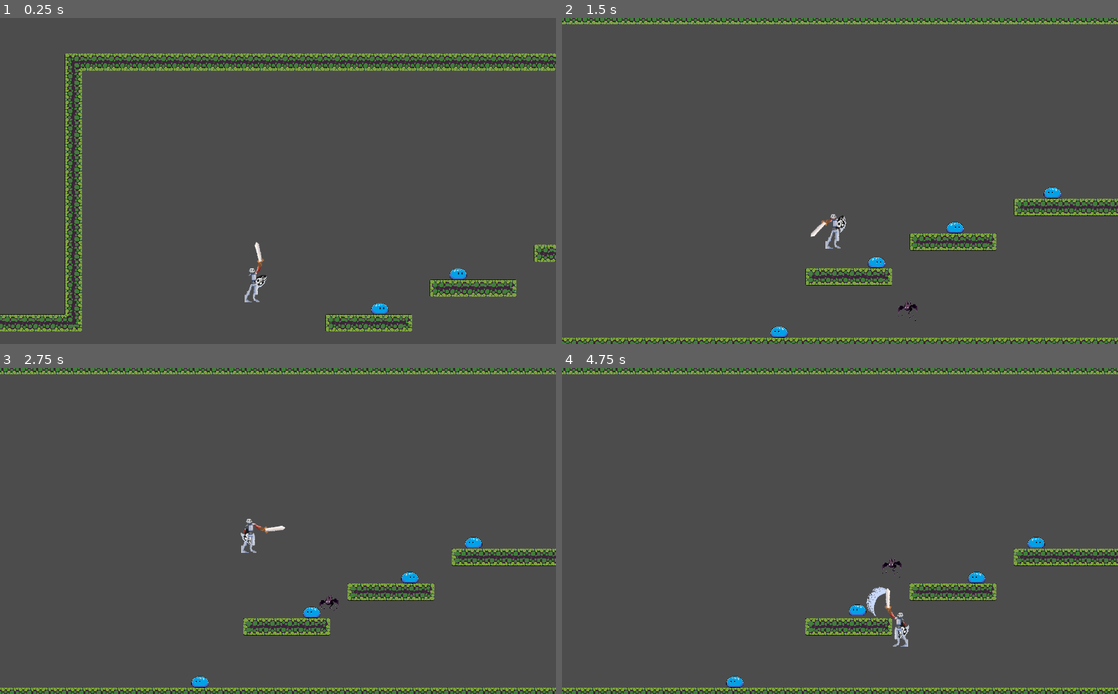
Above: before the commit, frames 1-4 (two rows, left to right).
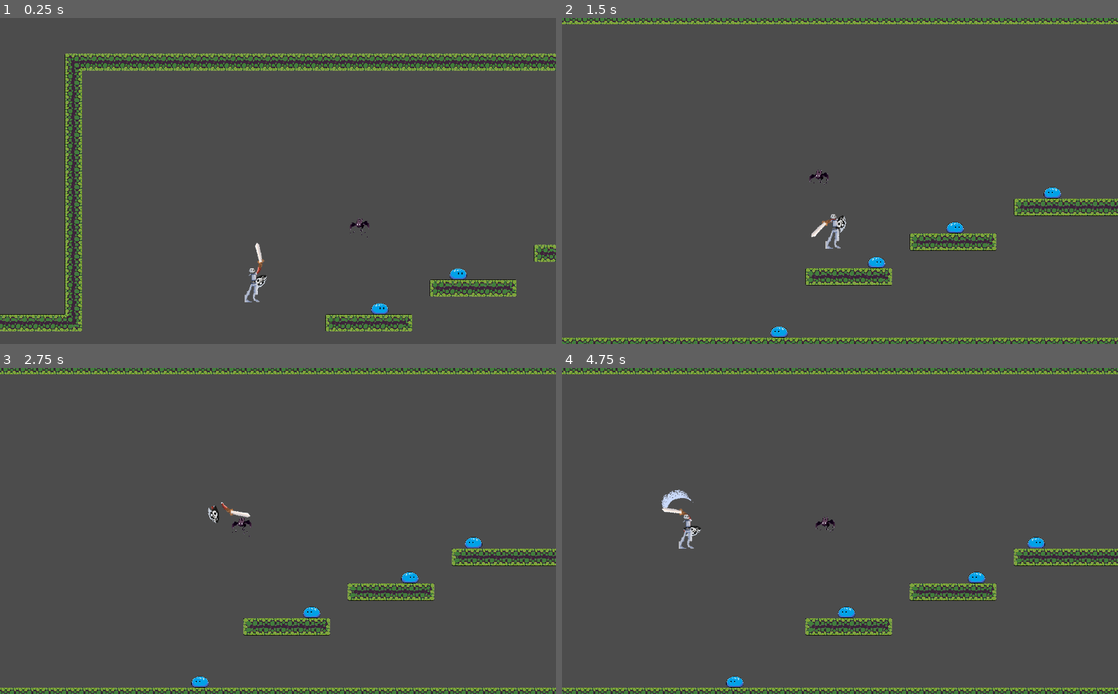
Above: after the commit, the same moments.

Repository: Sntx626/uol-gamejam-7
Game: Godot game, scene res://scenes/main_scene.tscn
Two runs of this game, one before a commit and one after it. Both use one fixed random seed, a clock stepped at 60 frames per second and the inputs below.
Inputs (mouse positions are in pixels of both pictures, inside the frame that each line leads up to):
- Up to frame 1 (0.25 s): no input
- Up to frame 2 (1.5 s): move the mouse to (962, 164) at 0.52 s; hold D (move_right) 0.53-1.28 s; click (962, 164) at 0.6 s; tap W (jump) at 0.77 s; move the mouse to (728, 197) at 1.27 s; hold A (move_left) from 1.28 s (still down); click (728, 197) at 1.35 s
- Up to frame 3 (2.75 s): tap W (jump) at 1.52 s; move the mouse to (333, 459) at 2.02 s; release A (move_left) at 2.03 s; hold D (move_right) from 2.03 s (still down); click (333, 459) at 2.1 s
- Up to frame 4 (4.75 s): move the mouse to (812, 596) at 2.77 s; click (812, 596) at 2.85 s; tap W (jump) at 3.02, 3.77, 4.52 s; move the mouse to (1006, 579) at 3.52 s; release D (move_right) at 3.53 s; hold A (move_left) from 3.53 s (still down); click (1006, 579) at 3.6 s; move the mouse to (673, 482) at 4.27 s; click (673, 482) at 4.35 s

The runs differ from the first frame. In frame 1, less than 0.1% of the frame differs, in the area x 45-67%, y 61-79%; in frame 2, 0.1%; in frame 3, 0.5%; in frame 4, 1.0%, in the area x 17-63%, y 37-86%.

Commit message:
Added knockback to bat

Diff:
--- a/src/Player.gd
+++ b/src/Player.gd
@@ -145,8 +145,10 @@
 func _on_Hurtbox_area_entered(area):
 	if (area.is_in_group("hitbox")):
 		var knockpower = Vector2(-knockback, 0)
-		knockpower = knockpower.rotated(get_angle_to(area.get_parent().position))
+		print(area.get_parent())
+		knockpower = knockpower.rotated(position.angle_to_point(area.get_parent().position))
 		knockpower *= Vector2(1, 1)
+		knockpower *= -1
 		velocity = knockpower
 		blink()
 		blink()
--- a/src/Player.tscn
+++ b/src/Player.tscn
@@ -105,12 +105,12 @@
 [node name="Position2D" type="Position2D" parent="."]
 
 [node name="Arm1" type="AnimatedSprite" parent="Position2D"]
-position = Vector2( 16, -41 )
+position = Vector2( 16, -40 )
 scale = Vector2( 2, 2 )
 frames = SubResource( 3 )
 animation = "idle"
 playing = true
-offset = Vector2( 52, -45 )
+offset = Vector2( 51, -45 )
 script = ExtResource( 4 )
 
 [node name="SwordArea" type="Area2D" parent="Position2D/Arm1" groups=["Sword"]]
--- a/src/objects/Bat.gd
+++ b/src/objects/Bat.gd
@@ -1,6 +1,6 @@
 extends KinematicBody2D
 
-export var speed = 300
+export var speed = 150
 # Declare member variables here. Examples:
 # var a = 2
 # var b = "text"
@@ -9,7 +9,7 @@
 var path = []
 var threshold = 16
 var nav = null
-
+onready var ani = $AnimatedSprite
 # Called when the node enters the scene tree for the first time.
 func _ready():
 	yield(owner, "ready")
@@ -24,14 +24,37 @@
 		path.remove(0)
 	else:
 		var direction = position.direction_to(path[0])
-		velocity = direction * speed
+
+		var goal = direction * speed
+		var dif = goal - velocity
+		dif.x = min(50, abs(dif.x)) * sign(dif.x)
+		dif.y = min(50, abs(dif.y)) * sign(dif.y)
+		velocity += dif
 		velocity = move_and_slide(velocity)
 
 func get_target_path(target_pos):
-	print(position, target_pos, nav.get_simple_path(position, target_pos, false))
 	path = nav.get_simple_path(position, target_pos, true)
-	owner.get_node("Line2D").points = path
 
 # Called every frame. 'delta' is the elapsed time since the previous frame.
 #func _process(delta):
 #	pass
+func _on_Area2D_area_entered(area):
+	if (area.is_in_group("Sword")):
+		var sword = area.get_parent()
+		if (sword.is_swinging):
+			var knockpower = Vector2(sword.knockback, 0)
+			knockpower = knockpower.rotated(position.angle_to_point(sword.get_parent().get_parent().position))
+			#print(sword.get_parent().get_parent().position, "|", position)
+			velocity = knockpower
+			#print(knockpower)
+			blink()
+			blink()
+
+func blink():
+	ani.visible = false
+	yield(get_tree().create_timer(0.05), "timeout")
+	ani.visible = true
+	yield(get_tree().create_timer(0.07), "timeout")
+	ani.visible = false
+	yield(get_tree().create_timer(0.01), "timeout")
+	ani.visible = true
--- a/src/objects/Bat.tscn
+++ b/src/objects/Bat.tscn
@@ -34,15 +34,27 @@
 [sub_resource type="CircleShape2D" id=6]
 radius = 29.0388
 
+[sub_resource type="CircleShape2D" id=7]
+radius = 32.0156
+
 [node name="KinematicBody2D" type="KinematicBody2D" groups=["Bat"]]
 script = ExtResource( 2 )
 
 [node name="AnimatedSprite" type="AnimatedSprite" parent="."]
 frames = SubResource( 5 )
 animation = "flying"
+frame = 2
 playing = true
 offset = Vector2( 10, 30 )
 
 [node name="CollisionShape2D" type="CollisionShape2D" parent="."]
 position = Vector2( -5, 1.5 )
 shape = SubResource( 6 )
+
+[node name="Area2D" type="Area2D" parent="." groups=["hitbox"]]
+
+[node name="CollisionShape2D" type="CollisionShape2D" parent="Area2D"]
+position = Vector2( -5, 1 )
+shape = SubResource( 7 )
+
+[connection signal="area_entered" from="Area2D" to="." method="_on_Area2D_area_entered"]
--- a/src/scenes/levels/level.tscn
+++ b/src/scenes/levels/level.tscn
@@ -11,10 +11,7 @@
 script = ExtResource( 3 )
 level_scaling = 2
 
-[node name="Bat1" parent="." instance=ExtResource( 6 )]
-position = Vector2( 531, 540 )
-
-[node name="BlueSlime4" parent="." instance=ExtResource( 5 )]
+[node name="KinematicBody2D" parent="." instance=ExtResource( 5 )]
 position = Vector2( 61, 265 )
 
 [node name="Navigation2D" type="Navigation2D" parent="."]
@@ -30,21 +27,19 @@
 [node name="player" parent="." instance=ExtResource( 2 )]
 position = Vector2( -398, 163 )
 
-[node name="BlueSlime3" parent="." instance=ExtResource( 5 )]
+[node name="KinematicBody2D5" parent="." instance=ExtResource( 6 )]
+
+[node name="KinematicBody2D2" parent="." instance=ExtResource( 5 )]
 position = Vector2( 350, 138 )
 
-[node name="BlueSlime2" parent="." instance=ExtResource( 5 )]
+[node name="KinematicBody2D3" parent="." instance=ExtResource( 5 )]
 position = Vector2( 845, -3 )
 
-[node name="BlueSlime1" parent="." instance=ExtResource( 5 )]
+[node name="KinematicBody2D4" parent="." instance=ExtResource( 5 )]
 position = Vector2( -182, 411 )
 
-[node name="Line2D" type="Line2D" parent="."]
-visible = false
-points = PoolVector2Array( 0, 0, 0, 0 )
-
 [node name="Timer" type="Timer" parent="."]
-wait_time = 0.147
+wait_time = 0.559
 autostart = true
 
 [connection signal="timeout" from="Timer" to="." method="_on_Timer_timeout"]
--- a/src/scripts/slime.gd
+++ b/src/scripts/slime.gd
@@ -46,9 +46,9 @@
 		if (sword.is_swinging):
 			var knockpower = Vector2(sword.knockback, 0)
 			knockpower = knockpower.rotated(position.angle_to_point(sword.get_parent().get_parent().position))
-			print(sword.get_parent().get_parent().position, "|", position)
+			#print(sword.get_parent().get_parent().position, "|", position)
 			velocity = knockpower
-			print(knockpower)
+			#print(knockpower)
 			blink()
 			blink()
 
Not shown: 2 places in src/assets/tiles/InnerWalls_tileset.tres that only renumber resources
Not shown: 1 places in src/objects/Bat.tscn that only renumber resources
